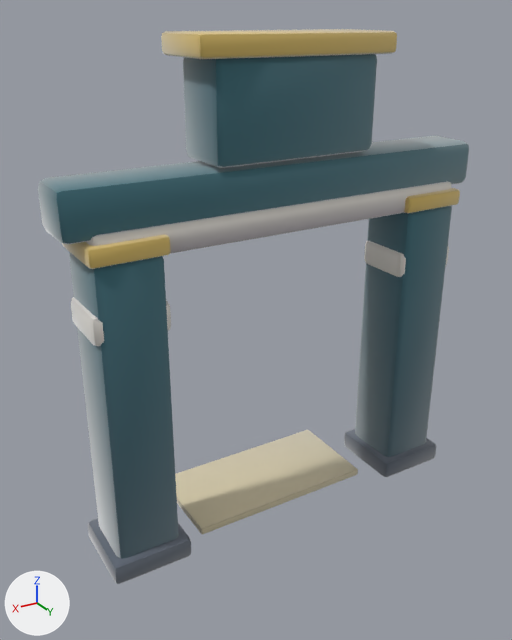
The glTF model assets/models/gates/0459964c.glb, before and after one commit.
Rendered twice from a 50 mm camera at (4.18, 6.44, 5.79) aimed at (0.13, -0.31, 2.42). Lighting does not change. The marker at lower left points along +X, +Y and +Z. The first picture is the older version. Vertices at exactly the same position are counted once.

In view in the first picture: 'gate_0459964c'.
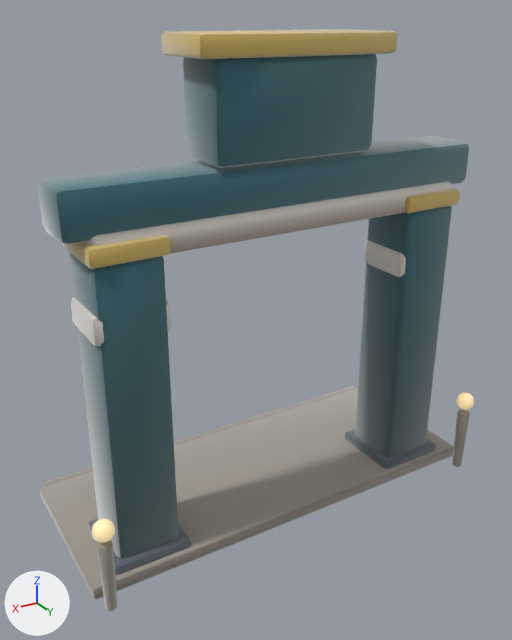
What differs and where, as boxes [x1, y1, x2, y2] in the pictures (512 x 640 px):
'gate_0459964c', reshaped
    before: [38, 29, 469, 584]
    after: [38, 29, 474, 611]
part 1 of me_gate_0459964c, added
    after: [40, 388, 454, 599]
part 2 of me_gate_0459964c, added
    after: [456, 392, 474, 410]
part 3 of me_gate_0459964c, added (beige)
    after: [92, 518, 115, 543]
part 4 of me_gate_0459964c, added
    after: [452, 409, 470, 467]
part 5 of me_gate_0459964c, added
    after: [97, 540, 118, 611]
part 6 of me_gate_0459964c, added
    after: [43, 386, 356, 487]
part 7 of me_gate_0459964c, edited (looks the same)
    both: [38, 32, 469, 575]

The change, as a list of edits to the scene's bpy script:
```text
Add mat_clay__ffe2a8_0_95__ffe2a8:
    mat_clay__ffe2a8_0_95__ffe2a8 = bpy.data.materials.new('clay_#FFE2A8_0.95_#FFE2A8')
    # nodes: BsdfPrincipled, Mix, OutputMaterial, VertexColor
    # colours: beige #bca67a, beige #ffe2a8, mixed with the vertex colours
Add mat_clay__9e978a_0_93:
    mat_clay__9e978a_0_93 = bpy.data.materials.new('clay_#9E978A_0.93_-')
    # nodes: BsdfPrincipled, Mix, OutputMaterial, VertexColor
    # colours: grey #9e978a, mixed with the vertex colours
Add mat_clay__b9b2a2_0_93:
    mat_clay__b9b2a2_0_93 = bpy.data.materials.new('clay_#B9B2A2_0.93_-')
    # nodes: BsdfPrincipled, Mix, OutputMaterial, VertexColor
    # colours: grey #b9b2a2, mixed with the vertex colours
Change me_gate_0459964c:
    used by ob_gate_0459964c; location = (0.0, 0.0, 0.0)
    remove me_gate_0459964c.from_pydata(...)  # 728 vertices, 1404 faces; spans x -2.54..2.55, y -1.0..0.48, z 0.0..5.65
    add me_gate_0459964c.from_pydata(...)  # 1228 vertices, 2376 faces; spans x -2.67..2.67, y -1.71..0.83, z 0.0..5.65
    me_gate_0459964c part 1: the loose piece of 56 vertices spanning x -1.2..1.2, y -1.0..0.2, z 0.0..0.1 is copied, and the copy is scaled about its middle by (2.23, 1.75, 1.59), then moved by (0.0, -0.1, 0.03), in mat_clay__9e978a_0_93; it spans x -2.67..2.67, y -1.55..0.55, z 0.0..0.16
    me_gate_0459964c part 2: a new loose piece, a UV sphere (10 segments, 6 rings, poles along z) spanning x -2.66..-2.42, y 0.61..0.83, z 0.9..1.14, in mat_clay__ffe2a8_0_95__ffe2a8
    me_gate_0459964c part 3: a new loose piece, a UV sphere (10 segments, 6 rings, poles along z) spanning x 2.42..2.66, y 0.61..0.83, z 0.9..1.14, in mat_clay__ffe2a8_0_95__ffe2a8
    me_gate_0459964c part 4: a new loose piece of 114 vertices spanning x -2.62..-2.45, y 0.64..0.8, z 0.0..0.86, in mat_clay__9e978a_0_93
    me_gate_0459964c part 5: a new loose piece of 114 vertices spanning x 2.45..2.62, y 0.64..0.81, z 0.0..0.86, in mat_clay__9e978a_0_93
    me_gate_0459964c part 6: a new loose piece of 56 vertices spanning x -2.59..2.59, y -1.71..-1.37, z 0.0..0.12, in mat_clay__9e978a_0_93
    me_gate_0459964c part 7: 1366 kept faces spanning x -2.54..2.55, y -1.0..0.48, z 0.0..5.64 get new vertex colours
    other edits to the shape of me_gate_0459964c do not show in these pictures
    add me_gate_0459964c.materials.append(mat_clay__9e978a_0_93)
    add me_gate_0459964c.materials.append(mat_clay__b9b2a2_0_93)
    add me_gate_0459964c.materials.append(mat_clay__ffe2a8_0_95__ffe2a8)
```
